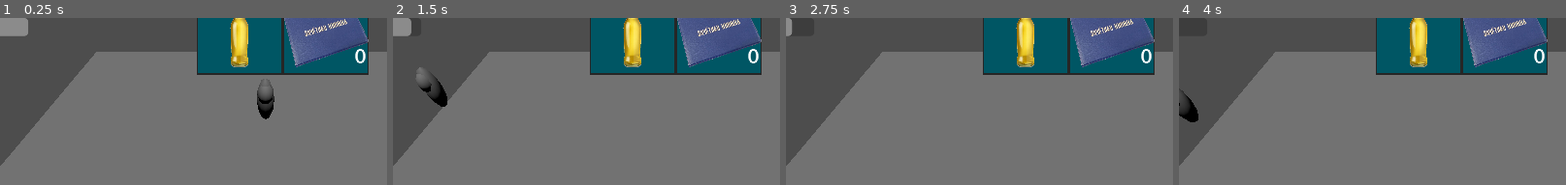
Above: before the commit, frames 1-4 (left to right).
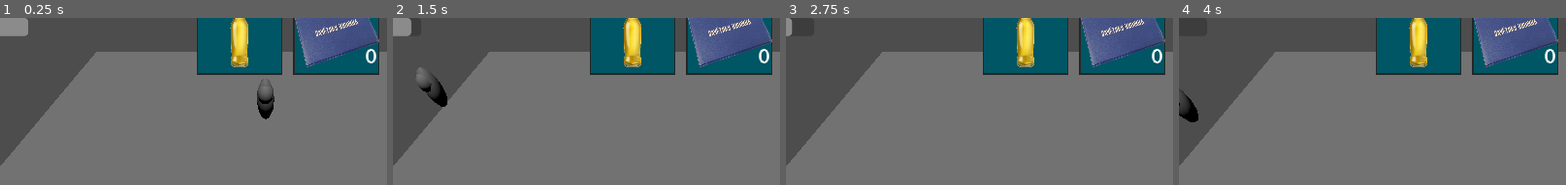
Above: after the commit, the same moments.

Repository: dueip/2024f_gamejam_misis
Game: Godot game, scene res://test_room.tscn
Same seed, same stepped clock (60 frames per second), same inputs: the game is played once before the commit and once after it.
Inputs (mouse positions are % of the whole screen's width and height, from its top left):
- Up to frame 1 (0.25 s): no input
- Up to frame 2 (1.5 s): tap Enter at 0.5 s; move the mouse to (72, 58) at 0.52 s; hold D (character_right) 0.53-1.28 s; tap Space (character_dash) at 0.6 s; move the mouse to (30, 71) at 1.27 s; hold S (character_back) from 1.28 s (still down); tap Shift (character_run) at 1.35 s
- Up to frame 3 (2.75 s): move the mouse to (60, 36) at 2.02 s; release S (character_back) at 2.03 s; hold D (character_right) from 2.03 s (still down); tap Space (character_dash) at 2.1 s
- Up to frame 4 (4 s): move the mouse to (45, 91) at 2.77 s; release D (character_right) at 2.78 s; hold W (character_up) 2.78-3.53 s; tap Shift (character_run) at 2.85 s; tap Space (character_dash) at 3.5, 3.6 s; move the mouse to (80, 84) at 3.52 s; hold A (character_left) from 3.53 s (still down)
The pictures show only the part of the screen within x 15-65%, y 0-50%; the shares and areas given below are measured in that part.

The runs differ from the first frame. In frame 1, 3.9% of the frame differs, in the area x 72-98%, y 0-35%; in frame 2, 3.9%; in frame 3, 3.9%; in frame 4, 3.9%.

Commit message:
upgraded class CharacterStats

Diff:
--- a/character_stats.gd
+++ b/character_stats.gd
@@ -3,8 +3,44 @@
 class_name CharacterStats
 
 @export var inventory : Inv
+@export var stamina : BarResource
 @export var lives : int = 3
-@export var stamina : BarResource
-@export var score : int =0
+@export var money : int = 200
+@export var score : int = 0
+@export var score_multiplyer : float = 1
 
 signal changed_stats
+signal changed_stat(stat : String)
+
+func add_money(amount: int): #amount must be >=0
+	money+=amount
+	emit_signal("changed_stats")
+	emit_signal("changed_stat", "money")
+
+
+func use_money(amount: int) -> bool: #amount must be >=0
+	if money>=amount:
+		money-=amount
+		emit_signal("changed_stats")
+		emit_signal("changed_stat", "money")
+		return true
+	else:
+		return false
+
+func change_score(amount : int): #amount could be <0
+	score+=amount*score_multiplyer
+	emit_signal("changed_stats")
+	emit_signal("changed_stat", "score")
+
+
+func get_live():
+	lives+=1
+	emit_signal("changed_stats")
+	emit_signal("changed_stat", "lives")
+
+
+func lose_live() -> bool :
+	lives-=1
+	emit_signal("changed_stats")
+	emit_signal("changed_stat", "lives")
+	return lives==0
--- a/in_game_gui.gd
+++ b/in_game_gui.gd
@@ -4,18 +4,26 @@
 
 
 func _ready():
-	for i in range(0,stats.lives):
-		var live = TextureRect.new()
-		live.texture=load("res://images/grade_book.png")
-		add_child(live)
-		live.expand_mode=TextureRect.EXPAND_IGNORE_SIZE
-		live.stretch_mode=TextureRect.STRETCH_KEEP_ASPECT_CENTERED
-		live.size=Vector2(96,96)
-		live.position=Vector2(32+48*i,16)
-	$Money.text="$" + str(stats.inventory.money)
-	$Score.text="Score:\n" + str(stats.score)
-	stats.changed_stats.connect(update_gui)
+	update_gui("all")
+	stats.changed_stat.connect(update_gui)
 
-func update_gui():
-	$Money.text="$" + str(stats.inventory.money)
-	$Score.text="Score:\n" + str(stats.score)
+func update_gui(stat : String):
+	if (stat== "all" or stat =="lives"):
+		if stats.lives<$Lives.get_children().size():
+			for i in range($Lives.get_children().size()-1,stats.lives-1,-1):
+				var child = $Lives.get_children()[i]
+				$Lives.remove_child(child)
+				child.queue_free()
+		else:
+			for i in range($Lives.get_children().size(),stats.lives):
+				var live = TextureRect.new()
+				live.texture=load("res://images/grade_book.png")
+				$Lives.add_child(live)
+				live.expand_mode=TextureRect.EXPAND_IGNORE_SIZE
+				live.stretch_mode=TextureRect.STRETCH_KEEP_ASPECT_CENTERED
+				live.size=Vector2(96,96)
+				live.position=Vector2(32+48*i,16)
+	if (stat=="all" or stat=="money"):
+		$Money.text="$" + str(stats.money)
+	if (stat=="all" or stat=="score"):
+		$Score.text="Score:\n" + str(stats.score)
--- a/in_game_gui.tscn
+++ b/in_game_gui.tscn
@@ -16,9 +16,11 @@
 [sub_resource type="Resource" id="Resource_oxxcw"]
 script = ExtResource("3_myvia")
 inventory = ExtResource("2_gsdrp")
+stamina = SubResource("Resource_7l0r4")
 lives = 3
-stamina = SubResource("Resource_7l0r4")
+money = 200
 score = 0
+score_multiplyer = 1.0
 
 [sub_resource type="StyleBoxFlat" id="StyleBoxFlat_ek0r7"]
 bg_color = Color(0, 0.203922, 0.329412, 1)
@@ -111,3 +113,8 @@
 grow_horizontal = 0
 text = "Score:"
 label_settings = SubResource("LabelSettings_xwit1")
+
+[node name="Lives" type="Control" parent="."]
+anchors_preset = 0
+offset_right = 40.0
+offset_bottom = 40.0
--- a/inventory/inv.gd
+++ b/inventory/inv.gd
@@ -7,9 +7,6 @@
 signal failed_update_slot(action)
 
 @export var slots : Array[InvSlot]
-@export var money : float = 0
-
-
 
 
 func add(item : InvItem) -> bool:
@@ -41,3 +38,20 @@
 	else:
 		emit_signal("failed_update_slot","use")
 		return 0
+
+func use_index(index : int) -> bool:
+	if (index < 0 or index>=slots.size()):
+		emit_signal("failed_update_slot","use")
+		return false
+	if slots[index]==null:
+		emit_signal("failed_update_slot","use")
+		return false
+	if slots[index].amount<=0:
+		emit_signal("failed_update_slot","use")
+		return false
+
+	emit_signal("updated_slot", "use", slots[index].item.name)
+	emit_signal("updated")
+	slots[index].amount-=1
+
+	return true
--- a/inventory/inventory_ui.gd
+++ b/inventory/inventory_ui.gd
@@ -11,7 +11,7 @@
 	var slot=preload("res://inventory/inv_ui_slot.tscn")
 	for i in range(0,inv_size):
 		var new_child_node = slot.instantiate()
-		new_child_node.set_position(Vector2(128*i,0))
+		new_child_node.set_position(Vector2(144*i,0))
 		add_child(new_child_node)
 
 	ui_slots = get_children()
